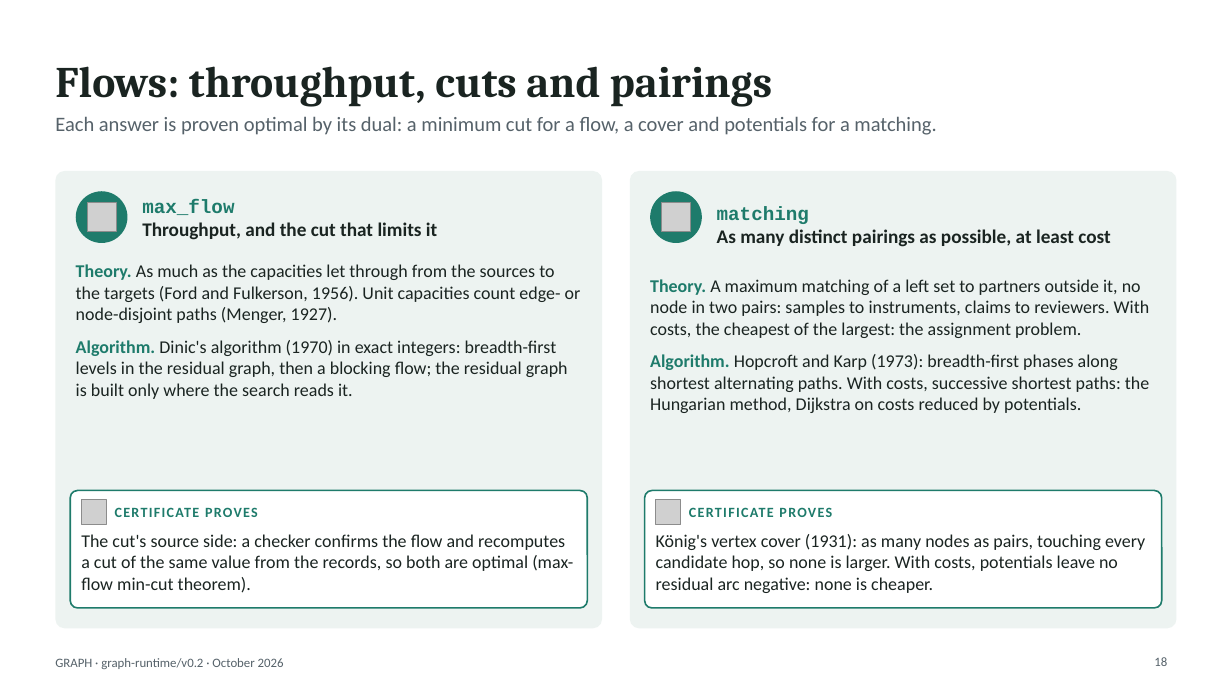
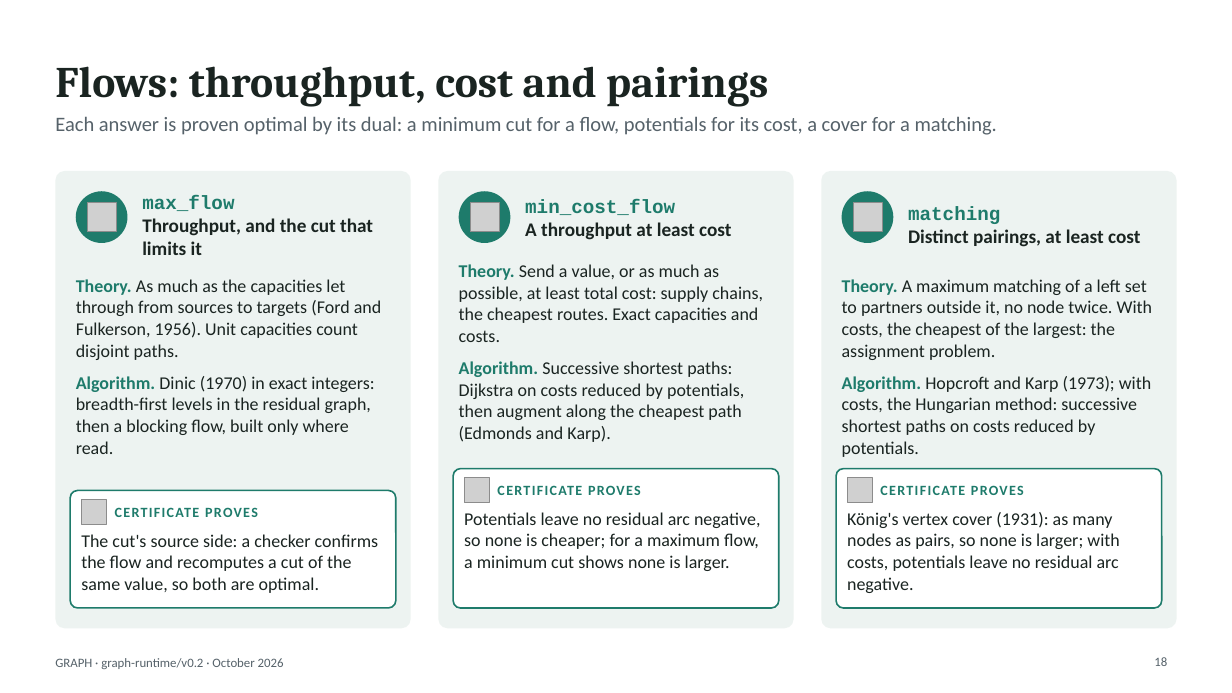
Before and after one commit to hlxin/graph, a slide deck: slide 18 of docs/GRAPH_slides.pptx. Drawn at 1232x693 pixels with LibreOffice and Linux fonts; fonts in the diff are those of the drawing; grey boxes stand for pictures. Boxes give left, top, right and bottom in pixels: in the first picture for what was removed or moved away, otherwise in the second. Text is boxed around its words. In the diff, an @@ line names an element or a change of style, - is before the commit and + after.

```diff
--- a/docs/GRAPH_slides.pptx
+++ b/docs/GRAPH_slides.pptx
@@ title at (x1=55, y1=66, x2=768, y2=107): text changed @@
-Flows: throughput, cuts and pairings
+Flows: throughput, cost and pairings
@@ text at (x1=55, y1=116, x2=997, y2=135): text changed @@
-Each answer is proven optimal by its dual: a minimum cut for a flow, a cover and potentials for a matching.
+Each answer is proven optimal by its dual: a minimum cut for a flow, potentials for its cost, a cover for a matching.
@@ rounded rectangle resized from (x1=55, y1=171, x2=603, y2=628) to (x1=55, y1=171, x2=410, y2=628) @@
@@ rounded rectangle resized from (x1=630, y1=171, x2=1177, y2=628) to (x1=438, y1=171, x2=793, y2=628) @@
@@ rounded rectangle added at (x1=822, y1=171, x2=1177, y2=628), fill #EDF3F1 @@
@@ text "max_flow" rewrapped from (x1=142, y1=199, x2=437, y2=240) to (x1=142, y1=195, x2=373, y2=255) @@
@@ ellipse moved from (x1=651, y1=191, x2=702, y2=243) to (x1=458, y1=191, x2=510, y2=243) @@
@@ picture moved from (x1=662, y1=202, x2=690, y2=231) to (x1=470, y1=202, x2=499, y2=231) @@
@@ text added at (x1=525, y1=199, x2=731, y2=240), 15 pt, text #1A2421, bold @@
+min_cost_flow
+A throughput at least cost
@@ ellipse added at (x1=842, y1=191, x2=894, y2=243), fill #1E7B6B @@
@@ picture added at (x1=853, y1=202, x2=882, y2=231) @@
@@ text "matching" moved from (x1=717, y1=207, x2=1110, y2=247) to (x1=908, y1=207, x2=1140, y2=247) @@
@@ text at (x1=908, y1=229, x2=1140, y2=247): text changed @@
-As many distinct pairings as possible, at least cost
+Distinct pairings, at least cost
@@ text added at (x1=459, y1=264, x2=763, y2=442), 14 pt, text #1A2421 @@
+Theory. Send a value, or as much as possible, at least total cost: supply chains, the cheapest routes. Exact capacities and costs.
+Algorithm. Successive shortest paths: Dijkstra on costs reduced by potentials, then augment along the cheapest path (Edmonds and Karp).
@@ text at (x1=76, y1=279, x2=381, y2=454): text changed @@
-Theory. As much as the capacities let through from the sources to the targets (Ford and Fulkerson, 1956). Unit capacities count edge- or node-disjoint paths (Menger, 1927).
-Algorithm. Dinic's algorithm (1970) in exact integers: breadth-first levels in the residual graph, then a blocking flow; the residual graph is built only where the search reads it.
+Theory. As much as the capacities let through from sources to targets (Ford and Fulkerson, 1956). Unit capacities count disjoint paths.
+Algorithm. Dinic (1970) in exact integers: breadth-first levels in the residual graph, then a blocking flow, built only where read.
@@ text at (x1=842, y1=279, x2=1153, y2=457): text changed @@
-Theory. A maximum matching of a left set to partners outside it, no node in two pairs: samples to instruments, claims to reviewers. With costs, the cheapest of the largest: the assignment problem.
-Algorithm. Hopcroft and Karp (1973): breadth-first phases along shortest alternating paths. With costs, successive shortest paths: the Hungarian method, Dijkstra on costs reduced by potentials.
+Theory. A maximum matching of a left set to partners outside it, no node twice. With costs, the cheapest of the largest: the assignment problem.
+Algorithm. Hopcroft and Karp (1973); with costs, the Hungarian method: successive shortest paths on costs reduced by potentials.
@@ proportions changed in 3 elements at (x1=55, y1=171, x2=410, y2=628), (x1=438, y1=171, x2=793, y2=628), (x1=453, y1=469, x2=778, y2=608) @@
@@ rounded rectangle resized from (x1=645, y1=491, x2=1163, y2=608) to (x1=453, y1=469, x2=778, y2=608) @@
@@ picture moved from (x1=656, y1=500, x2=681, y2=525) to (x1=464, y1=478, x2=489, y2=503) @@
@@ text "CERTIFICATE PROVES" moved from (x1=689, y1=507, x2=832, y2=517) to (x1=497, y1=485, x2=641, y2=495) @@
@@ rounded rectangle added at (x1=836, y1=469, x2=1162, y2=608), fill #FFFFFF, outline #1E7B6B 1.25 pt @@
@@ picture added at (x1=848, y1=478, x2=872, y2=503) @@
@@ rounded rectangle resized from (x1=70, y1=491, x2=588, y2=608) to (x1=70, y1=491, x2=396, y2=608) @@
@@ text added at (x1=880, y1=485, x2=1024, y2=495), 11 pt, text #1E7B6B, bold @@
+CERTIFICATE PROVES
@@ text at (x1=81, y1=534, x2=378, y2=593): text changed @@
-The cut's source side: a checker confirms the flow and recomputes a cut of the same value from the records, so both are optimal (max-flow min-cut theorem).
+The cut's source side: a checker confirms the flow and recomputes a cut of the same value, so both are optimal.
@@ text added at (x1=464, y1=512, x2=760, y2=571), 14 pt, text #1A2421 @@
+Potentials leave no residual arc negative, so none is cheaper; for a maximum flow, a minimum cut shows none is larger.
@@ text at (x1=847, y1=512, x2=1119, y2=593): text changed @@
-König's vertex cover (1931): as many nodes as pairs, touching every candidate hop, so none is larger. With costs, potentials leave no residual arc negative: none is cheaper.
+König's vertex cover (1931): as many nodes as pairs, so none is larger; with costs, potentials leave no residual arc negative.
```
Also in this commit, not shown: 7 other slides changed, 3 other files.
